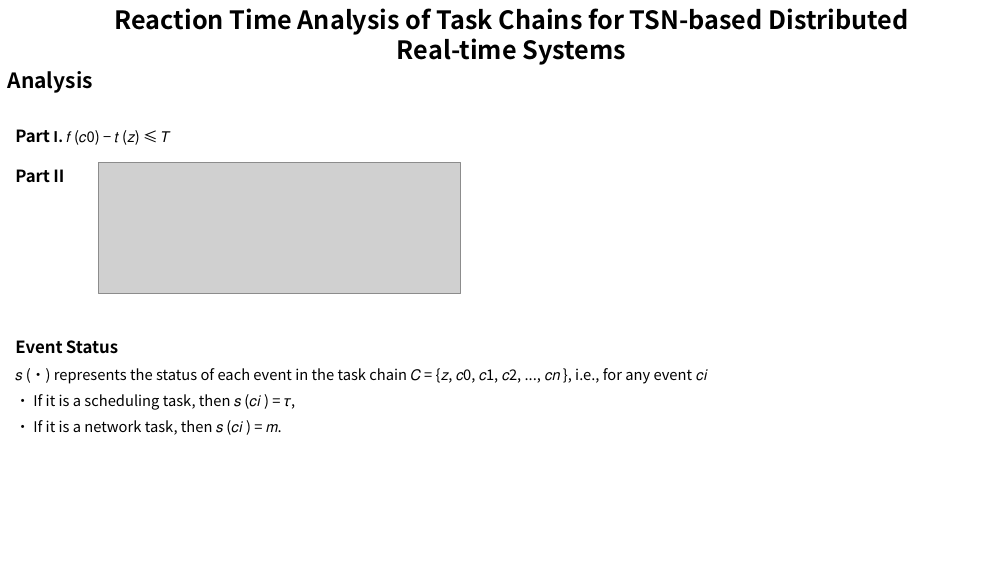
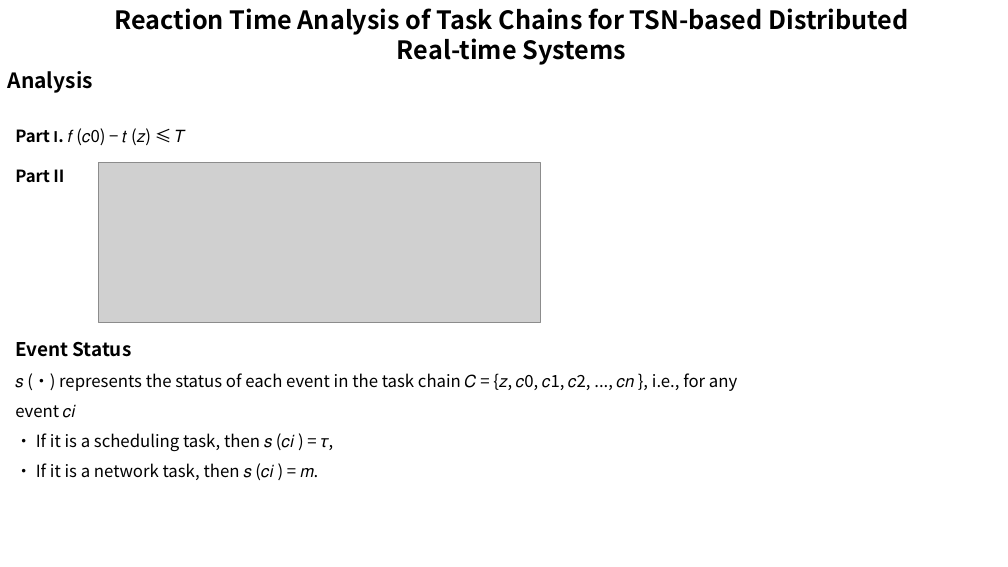
Before and after one commit to wsm6636/note, a slide deck: slide 10 of 06-ppt/RTS-Turin-Class/0423.pptx. Drawn at 1008x567 pixels with LibreOffice and Linux fonts; fonts in the diff are those of the drawing; grey boxes stand for pictures. Boxes give left, top, right and bottom in pixels: in the first picture for what was removed or moved away, otherwise in the second. Text is boxed around its words. In the diff, an @@ line names an element or a change of style, - is before the commit and + after.

```diff
--- a/06-ppt/RTS-Turin-Class/0423.pptx
+++ b/06-ppt/RTS-Turin-Class/0423.pptx
@@ text at [15,129,186,143]: size 14 to 16 pt in "I. 𝑓 (𝑐0) − 𝑡 (𝑧) ≤ ..." @@
@@ picture: place and size @@
-picture at [98,163,461,294]
+picture at [98,163,540,323]
@@ text "Event Status" at [15,341,737,480]: size 16 to 18 pt in "Event Status"; size 14 to 16 pt @@
```
Also in this commit, not shown: 7 other slides changed, 9 other files.
